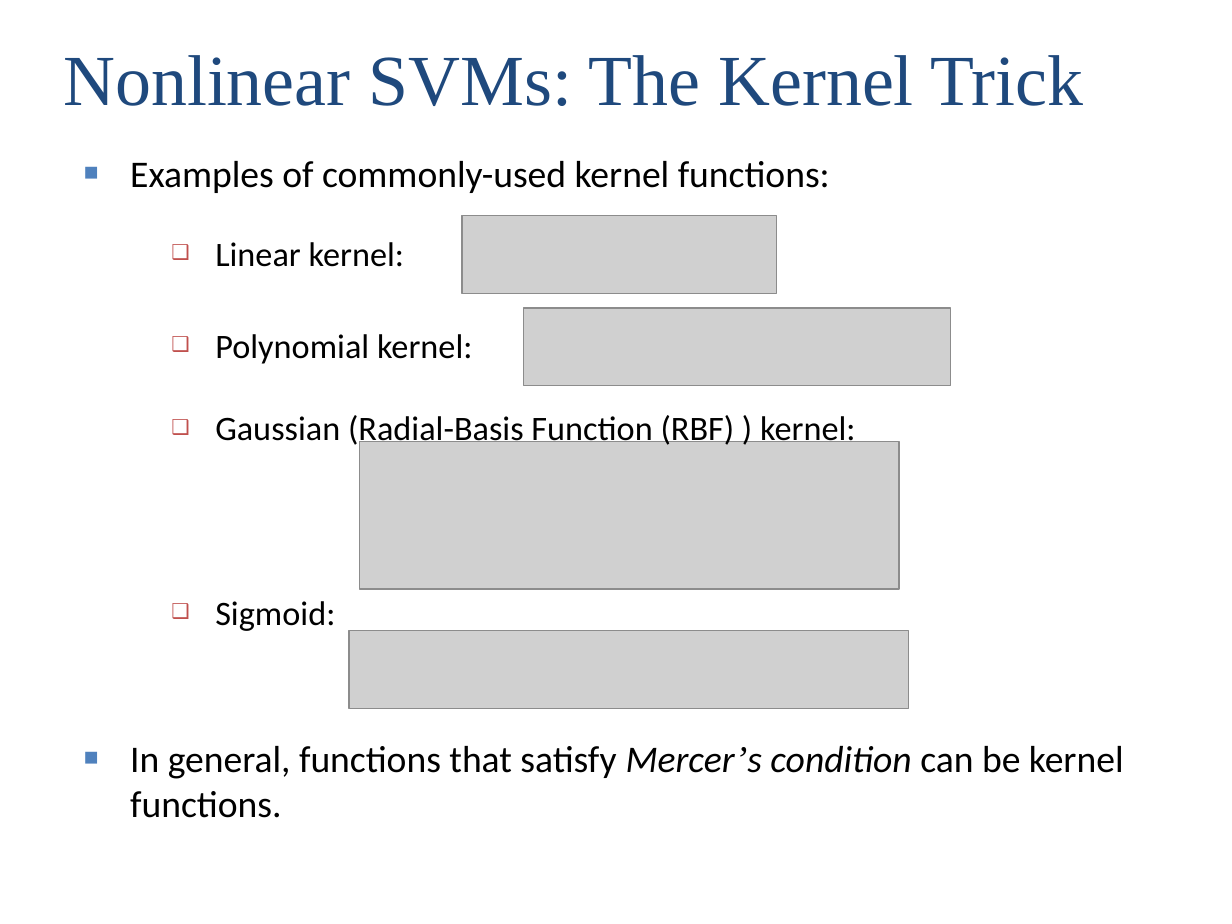
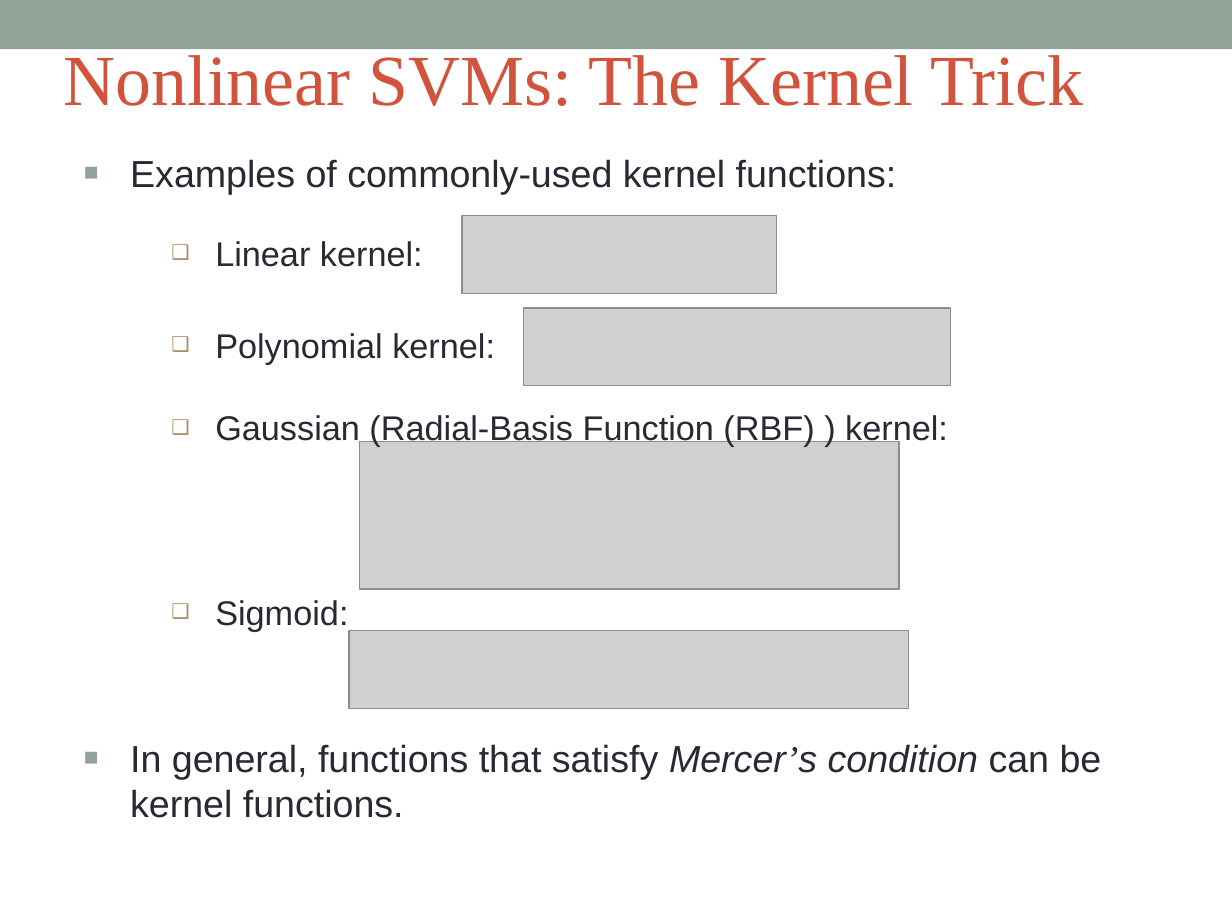
Before and after one commit to kourgeorge/arabic-icr, a slide deck: slide 11 of Thesis/Just In Time Arabic Handwriting Recognition.pptx (slide 10 before the commit). Drawn at 1232x924 pixels with LibreOffice and Linux fonts; fonts in the diff are those of the drawing; grey boxes stand for pictures. Boxes give left, top, right and bottom in pixels: in the first picture for what was removed or moved away, otherwise in the second. Text is boxed around its words. In the diff, an @@ line names an element or a change of style, - is before the commit and + after.

```diff
--- a/Thesis/Just In Time Arabic Handwriting Recognition.pptx
+++ b/Thesis/Just In Time Arabic Handwriting Recognition.pptx
@@ rectangle added at (0,0,1232,49), fill #93A299 @@
@@ text "Nonlinear SVMs: The Kernel Trick" at (63,55,1083,106): text colour #1F497D to #D2533C @@
@@ text "Examples of commonly-used kernel functions:" at (130,159,897,194): font Calibri to Arial, text colour #000000 to #292934; bullet colour #4F81BD to #93A299 @@
@@ font Calibri to Arial, text colour #000000 to #292934; bullet colour #C0504D to #AD8F67 in 4 elements at (215,241,423,267), (215,333,495,365), (215,415,948,447), (215,600,348,631) @@
@@ text "In general, functions that satisfy ..." at (130,744,1102,818): font Calibri to Arial, text colour #000000 to #292934; bullet colour #4F81BD to #93A299 @@
```
Also in this commit, not shown: 17 other slides changed, 7 slides added, 2 slides removed, 4 other files.
